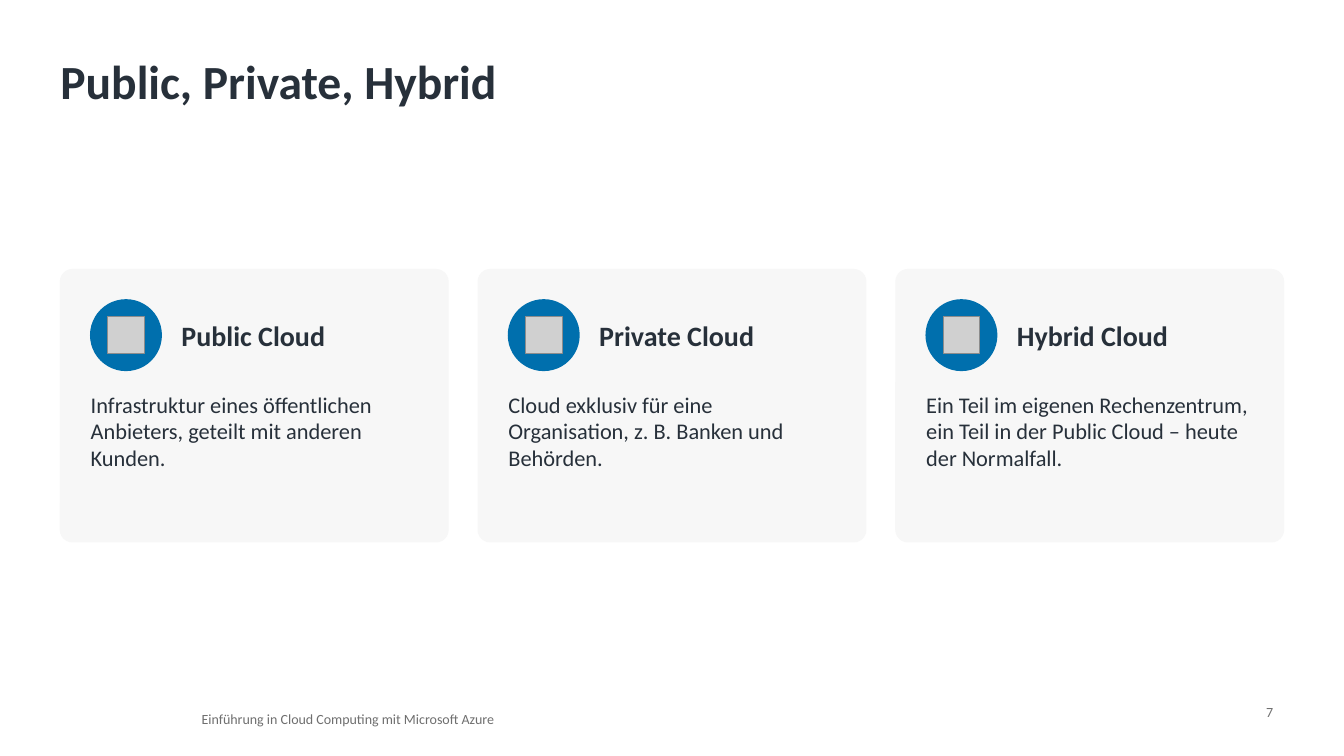
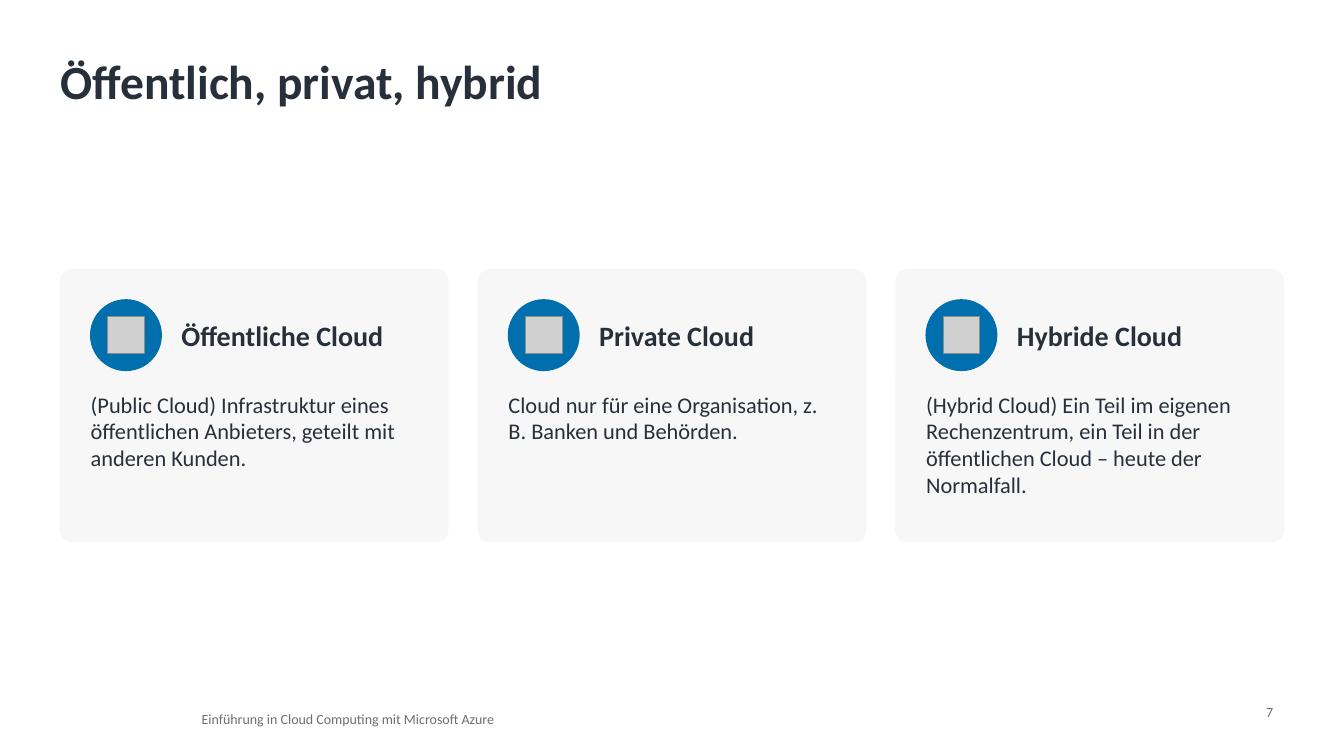
Before and after one commit to pat-teacher/azure-basics-training, a slide deck: slide 7 of praesentationen/input-02-cloud-grundlagen.pptx. Drawn at 1344x756 pixels with LibreOffice and Linux fonts; fonts in the diff are those of the drawing; grey boxes stand for pictures; background and template pictures are left out. Boxes give left, top, right and bottom in pixels: in the first picture for what was removed or moved away, otherwise in the second. Text is boxed around its words. In the diff, an @@ line names an element or a change of style, - is before the commit and + after.

```diff
--- a/praesentationen/input-02-cloud-grundlagen.pptx
+++ b/praesentationen/input-02-cloud-grundlagen.pptx
@@ title at (x1=60, y1=60, x2=543, y2=107): text changed @@
-Public, Private, Hybrid
+Öffentlich, privat, hybrid
@@ text at (x1=181, y1=323, x2=383, y2=346): text changed @@
-Public Cloud
+Öffentliche Cloud
@@ text at (x1=1017, y1=326, x2=1182, y2=351): text changed @@
-Hybrid Cloud
+Hybride Cloud
@@ text at (x1=91, y1=397, x2=394, y2=466): text changed @@
-Infrastruktur eines öffentlichen Anbieters, geteilt mit anderen Kunden.
+(Public Cloud) Infrastruktur eines öffentlichen Anbieters, geteilt mit anderen Kunden.
@@ text at (x1=508, y1=397, x2=817, y2=439): text changed @@
-Cloud exklusiv für eine Organisation, z. B. Banken und Behörden.
+Cloud nur für eine Organisation, z. B. Banken und Behörden.
@@ text at (x1=926, y1=397, x2=1231, y2=493): text changed @@
-Ein Teil im eigenen Rechenzentrum, ein Teil in der Public Cloud – heute der Normalfall.
+(Hybrid Cloud) Ein Teil im eigenen Rechenzentrum, ein Teil in der öffentlichen Cloud – heute der Normalfall.
```
Also in this commit, not shown: 4 other slides changed, 44 other files.
